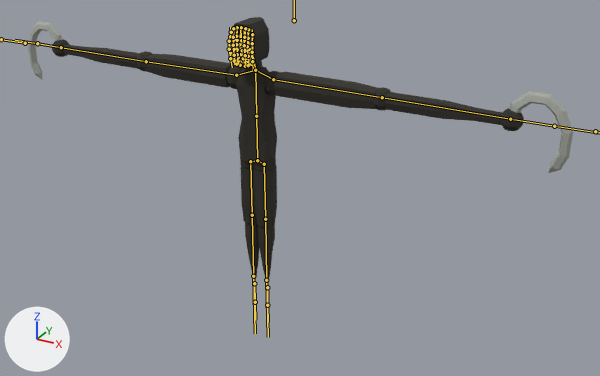
Renders of the FBX model Assets/Models/fear.fbx from each side of a commit.
Both versions are drawn from a 50 mm lens placed at (3.27, -5.24, 3.5), pointed at (0.45, -0.11, 0.94). The axes (+X, +Y, +Z) are drawn at lower left. The lights are the same throughout. The bones that bend it are drawn over the model as lines.
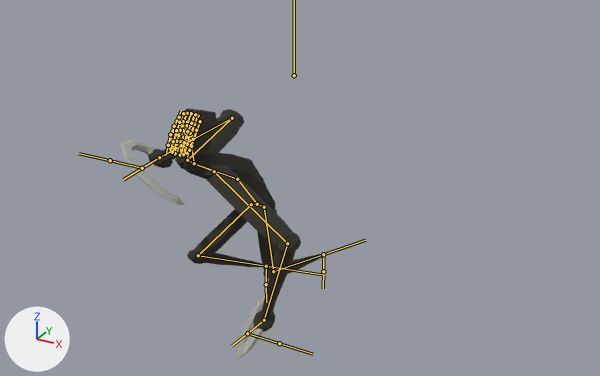
The newer file adds an action. The first version stands in its rest pose; the second is drawn at frame 16 of the action 'Armature|5Attack'.

Changed parts and their boxes (x1, y1, x2, y2) in the pictures (600 x 376 px):
```json
{"object": "Torus.002", "change": "posed", "before": [28, 17, 573, 284], "after": [119, 108, 328, 359], "on screen": "62% narrower"}
{"bone": "LowerBody", "before": "(257, 160) to (256, 116)", "after": "(257, 204) to (237, 179)"}
{"bone": "UpperBody", "before": "(256, 116) to (255, 70)", "after": "(237, 179) to (194, 163)"}
{"bone": "Neck", "before": "(255, 70) to (252, 53)", "after": "(194, 163) to (191, 146)"}
{"bone": "Head", "before": "(252, 53) to (252, 29)", "after": "(191, 146) to (200, 120)"}
{"bone": "Hand1.R", "before": "(236, 75) to (146, 61)", "after": "(187, 160) to (232, 118)"}
{"bone": "Hand2.R", "before": "(146, 61) to (61, 47)", "after": "(232, 118) to (159, 157)"}
{"bone": "Hand3.R", "before": "(61, 47) to (37, 43)", "after": "(159, 157) to (142, 168)"}
{"bone": "Hand1.L", "before": "(273, 79) to (382, 97)", "after": "(214, 171) to (287, 243)"}
{"bone": "Hand2.L", "before": "(382, 97) to (510, 119)", "after": "(287, 243) to (264, 320)"}
{"bone": "Hand3.L", "before": "(510, 119) to (554, 126)", "after": "(264, 320) to (247, 333)"}
{"bone": "Leg1.R", "before": "(250, 161) to (252, 215)", "after": "(251, 204) to (198, 255)"}
{"bone": "Leg2.R", "before": "(252, 215) to (253, 276)", "after": "(198, 255) to (266, 266)"}
{"bone": "Leg1.L", "before": "(264, 164) to (265, 219)", "after": "(264, 207) to (273, 271)"}
{"bone": "Leg2.L", "before": "(265, 219) to (266, 280)", "after": "(273, 271) to (323, 254)"}
```

The change, as JSON lines over the scene's bpy script:
```json
{"block": "bone_bone_001", "where": "bone_bone_001 = bpy.data.objects['Armature'].pose.bones['Bone.001']"}
{"op": "set", "path": "bone_bone_001.location", "old": "(0.0, 0.0, 0.0)", "new": "(0.0, -1.04, 0.0)"}
{"block": "bone_lowerbody", "where": "bone_lowerbody = bpy.data.objects['Armature'].pose.bones['LowerBody']  # child of 'Bone.001'"}
{"op": "set", "path": "bone_lowerbody.location", "old": "(0.0, 0.0, 0.0)", "new": "(0.0, 0.02, 0.02)"}
{"op": "set", "path": "bone_lowerbody.rotation_quaternion", "old": "(1.0, 0.0, 0.0, 0.0)", "new": "(0.964, 0.003, 0.001, -0.266)", "note": "degrees (0, 0, 0) -> degrees (0, 0, -31)"}
{"block": "bone_upperbody", "where": "bone_upperbody = bpy.data.objects['Armature'].pose.bones['UpperBody']  # child of 'LowerBody'"}
{"op": "set", "path": "bone_upperbody.rotation_quaternion", "old": "(1.0, 0.0, 0.0, 0.0)", "new": "(0.977, 0.094, -0.112, -0.157)", "note": "degrees (0, 0, 0) -> degrees (13, -11, -20)"}
{"block": "bone_neck", "where": "bone_neck = bpy.data.objects['Armature'].pose.bones['Neck']  # child of 'UpperBody'"}
{"op": "set", "path": "bone_neck.rotation_quaternion", "old": "(1.0, 0.0, 0.0, 0.0)", "new": "(0.87, -0.052, 0.129, 0.473)", "note": "degrees (0, 0, 0) -> degrees (2, 16, 57)"}
{"block": "bone_head", "where": "bone_head = bpy.data.objects['Armature'].pose.bones['Head']  # child of 'Neck'"}
{"op": "set", "path": "bone_head.rotation_quaternion", "old": "(1.0, 0.0, 0.0, 0.0)", "new": "(0.986, -0.032, 0.006, 0.162)", "note": "degrees (0, 0, 0) -> degrees (-3, 1, 19)"}
{"block": "bone_hand1_r", "where": "bone_hand1_r = bpy.data.objects['Armature'].pose.bones['Hand1.R']  # child of 'Shoulder.R'"}
{"op": "set", "path": "bone_hand1_r.rotation_quaternion", "old": "(1.0, 0.0, 0.0, 0.0)", "new": "(0.855, 0.332, 0.057, 0.395)", "note": "degrees (0, 0, 0) -> degrees (38, -9, 46)"}
{"block": "bone_hand2_r", "where": "bone_hand2_r = bpy.data.objects['Armature'].pose.bones['Hand2.R']  # child of 'Hand1.R'"}
{"op": "set", "path": "bone_hand2_r.rotation_quaternion", "old": "(1.0, 0.0, 0.0, 0.0)", "new": "(0.086, 0.081, 0.094, -0.989)", "note": "degrees (0, 0, 0) -> degrees (-10, 10, -171)"}
{"block": "bone_hand3_r", "where": "bone_hand3_r = bpy.data.objects['Armature'].pose.bones['Hand3.R']  # child of 'Hand2.R'"}
{"op": "set", "path": "bone_hand3_r.rotation_quaternion", "old": "(1.0, 0.0, 0.0, 0.0)", "new": "(0.988, 0.024, -0.011, -0.151)", "note": "degrees (0, 0, 0) -> degrees (3, -1, -17)"}
{"block": "bone_hand1_l", "where": "bone_hand1_l = bpy.data.objects['Armature'].pose.bones['Hand1.L']  # child of 'Shoulder.L'"}
{"op": "set", "path": "bone_hand1_l.rotation_quaternion", "old": "(1.0, 0.0, 0.0, 0.0)", "new": "(0.973, -0.137, 0.003, -0.188)", "note": "degrees (0, 0, 0) -> degrees (-16, -3, -22)"}
{"block": "bone_hand2_l", "where": "bone_hand2_l = bpy.data.objects['Armature'].pose.bones['Hand2.L']  # child of 'Hand1.L'"}
{"op": "set", "path": "bone_hand2_l.rotation_quaternion", "old": "(1.0, 0.0, 0.0, 0.0)", "new": "(0.806, -0.336, 0.002, -0.488)", "note": "degrees (0, 0, 0) -> degrees (-35, -19, -56)"}
{"block": "bone_hand3_l", "where": "bone_hand3_l = bpy.data.objects['Armature'].pose.bones['Hand3.L']  # child of 'Hand2.L'"}
{"op": "set", "path": "bone_hand3_l.rotation_quaternion", "old": "(1.0, 0.0, 0.0, 0.0)", "new": "(0.98, -0.107, 0.0, -0.168)", "note": "degrees (0, 0, 0) -> degrees (-12, -2, -19)"}
{"block": "bone_leg1_r", "where": "bone_leg1_r = bpy.data.objects['Armature'].pose.bones['Leg1.R']  # child of 'UpperLeg.R'"}
{"op": "set", "path": "bone_leg1_r.rotation_quaternion", "old": "(1.0, 0.0, 0.0, 0.0)", "new": "(0.898, -0.162, 0.0, -0.409)", "note": "degrees (0, 0, 0) -> degrees (-17, -8, -48)"}
{"block": "bone_leg2_r", "where": "bone_leg2_r = bpy.data.objects['Armature'].pose.bones['Leg2.R']  # child of 'Leg1.R'"}
{"op": "set", "path": "bone_leg2_r.rotation_quaternion", "old": "(1.0, 0.0, 0.0, 0.0)", "new": "(0.594, 0.296, 0.0, 0.748)", "note": "degrees (0, 0, 0) -> degrees (23, -26, 98)"}
{"block": "bone_leg1_l", "where": "bone_leg1_l = bpy.data.objects['Armature'].pose.bones['Leg1.L']  # child of 'UpperLeg.L'"}
{"op": "set", "path": "bone_leg1_l.rotation_quaternion", "old": "(1.0, 0.0, 0.0, 0.0)", "new": "(0.976, 0.148, -0.02, -0.156)", "note": "degrees (0, 0, 0) -> degrees (17, 0, -18)"}
{"block": "bone_leg2_l", "where": "bone_leg2_l = bpy.data.objects['Armature'].pose.bones['Leg2.L']  # child of 'Leg1.L'"}
{"op": "set", "path": "bone_leg2_l.rotation_quaternion", "old": "(1.0, 0.0, 0.0, 0.0)", "new": "(0.722, 0.039, -0.001, 0.691)", "note": "degrees (0, 0, 0) -> degrees (3, -3, 87)"}
```
